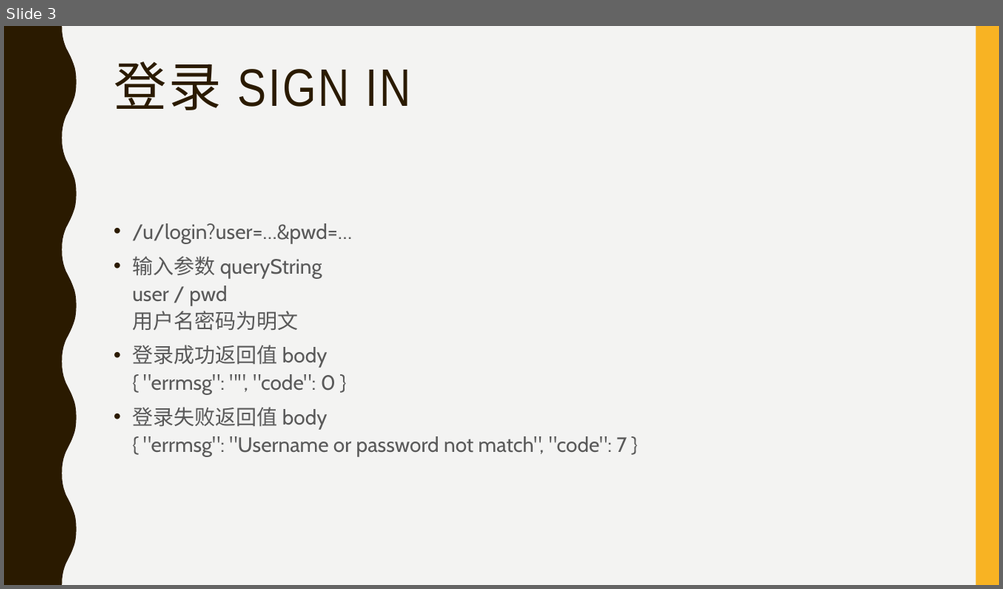
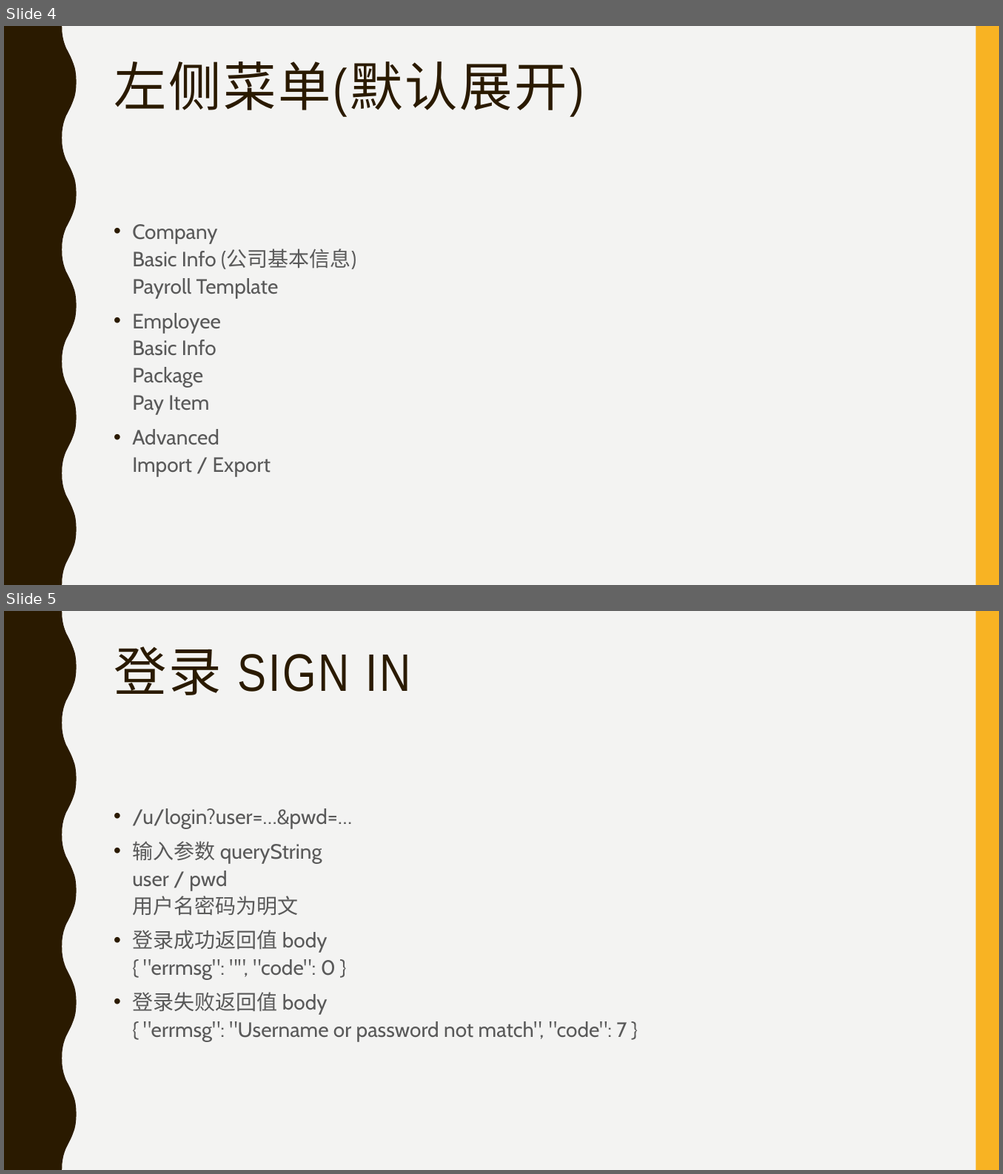
Before and after one commit to payrolls/payrolls.github.io, a slide deck: doc/Payroll Web UI.pptx. Shown one above the other, each under a label of ours: slide 3 before the commit, slides 4 and 5 after it. The pictures are 1003x589 and 1003x1174 pixels, drawn with LibreOffice and Linux fonts; fonts in the diff are those of the drawing. Boxes give left, top, right and bottom in pixels: in the first picture for what was removed or moved away, otherwise in the second. Text is boxed around its words. In the diff, an @@ line names an element or a change of style, - is before the commit and + after.

```diff
--- a/doc/Payroll Web UI.pptx
+++ b/doc/Payroll Web UI.pptx
@@ slide 4 added at [4, 26, 999, 585], background #F3F3F2; not listed: 2 template elements that a slide beside it also shows @@
@@ title added at [114, 62, 583, 117], 51 pt, text #2A1A00 @@
+左侧菜单(默认展开)
@@ text added at [132, 224, 356, 477], 20 pt, text #595959 @@
+• Company
+  Basic Info (公司基本信息)
+  Payroll Template
+• Employee
+  Basic Info
+  Package
+  Pay Item
+• Advanced
+  Import / Export
@@ what was slide 3 is now slide 5 @@
```
Also in this commit, not shown: 6 slides changed, 4 other slides added.
